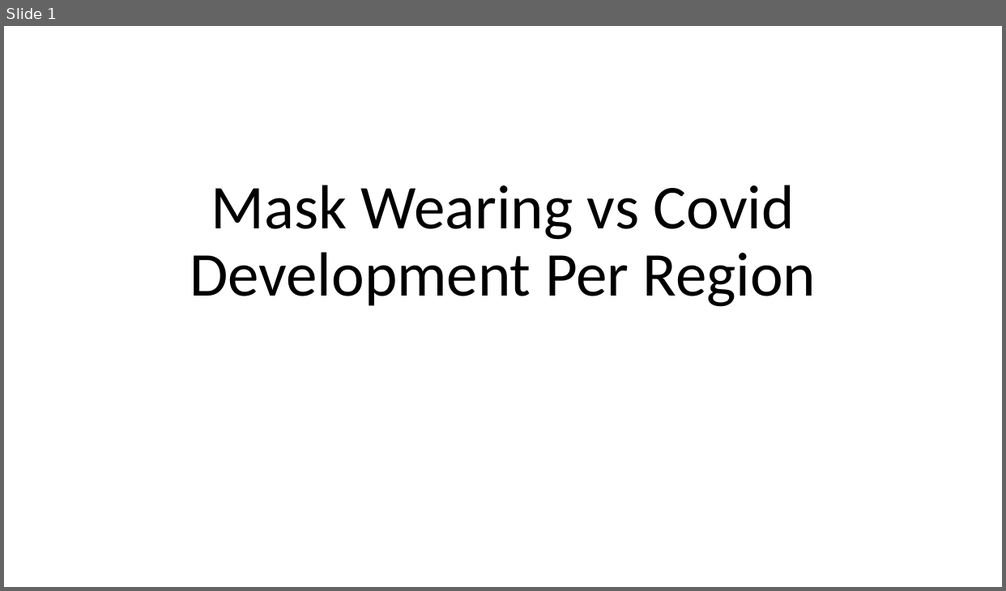
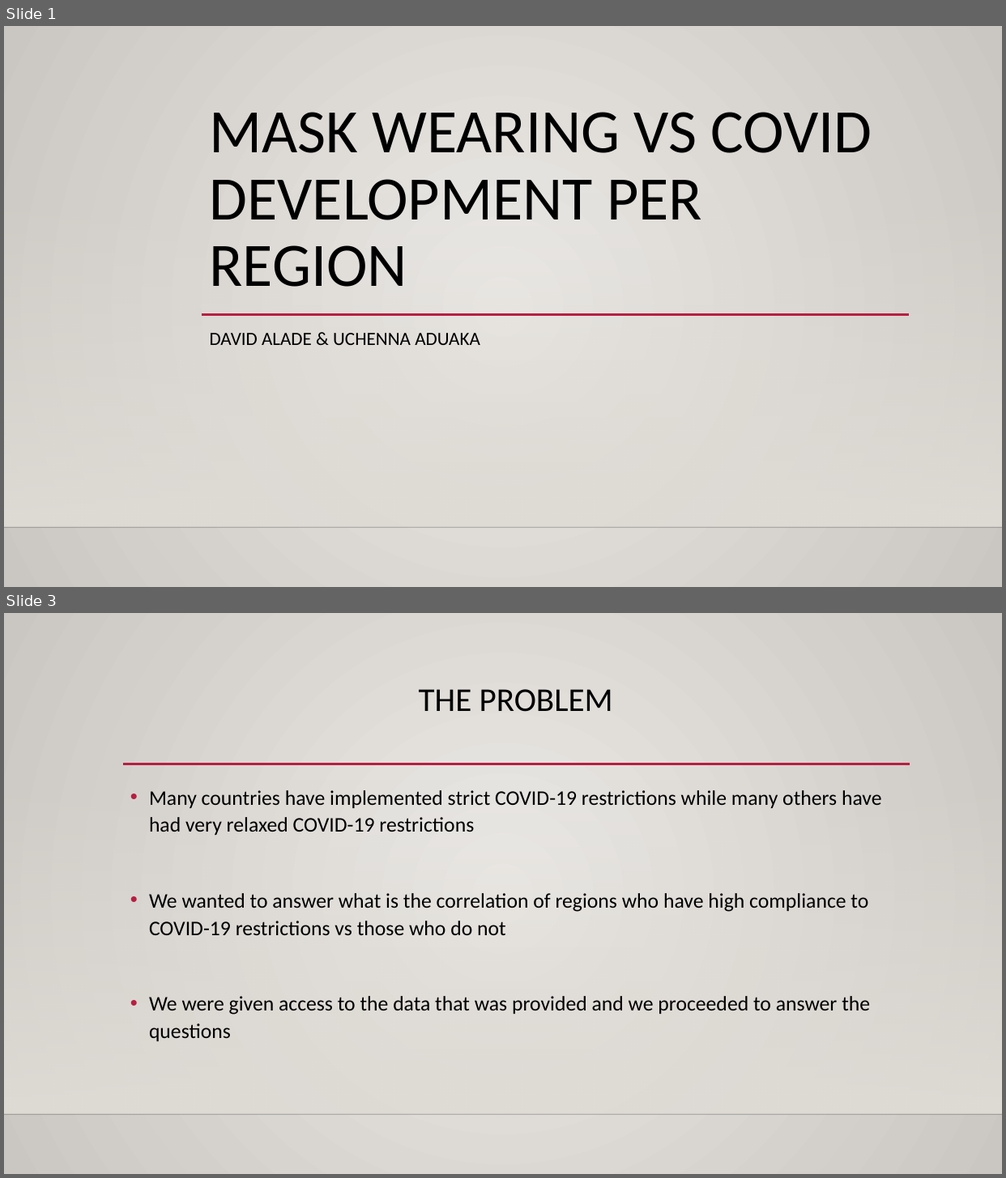
Before and after one commit to uchennaaduaka1/UMD-Data-Challenge-21, a slide deck: DC21041.pptx. Shown one above the other, each under a label of ours: slide 1 before the commit, slides 1 and 3 after it; the slides between them are not shown. The pictures are 1006x591 and 1006x1178 pixels, drawn with LibreOffice and Linux fonts; fonts in the diff are those of the drawing; background and template pictures are left out. Boxes give left, top, right and bottom in pixels: in the first picture for what was removed or moved away, otherwise in the second. Text is boxed around its words. In the diff, an @@ line names an element or a change of style, - is before the commit and + after.

```diff
--- a/DC21041.pptx
+++ b/DC21041.pptx
@@ slide 3 added at (4, 613, 1002, 1174), background gradient #ECEAE7 to #CAC7C1; not listed: 2 template elements that a slide beside it also shows @@
@@ title added at (419, 689, 613, 712), 32 pt, text #000000 @@
+THE PROBLEM
@@ line added from (123, 764) to (910, 764), #B71E42 2.5 pt @@
@@ text added at (149, 790, 882, 1041), 20 pt, text #000000 @@
+• Many countries have implemented strict COVID-19 restrictions while many others have had very relaxed COVID-19 restrictions
+• We wanted to answer what is the correlation of regions who have high compliance to COVID-19 restrictions vs those who do not
+• We were given access to the data that was provided and we proceeded to answer the questions
@@ slide 1 changed as well @@
@@ background #FFFFFF to gradient #ECEAE7 to #CAC7C1 @@
@@ title at (210, 112, 872, 287): text changed; size 60 to 59.4 pt @@
-Mask Wearing vs Covid Development Per Region
+MASK WEARING VS COVID DEVELOPMENT PER REGION
@@ rectangle added at (4, 191, 1002, 527), fill gradient #DFDBD5 @@
@@ line added from (202, 315) to (909, 315), #B71E42 2.5 pt @@
@@ subtitle added at (210, 333, 480, 345), 18 pt, text #000000 @@
+DAVID ALADE & UCHENNA ADUAKA
@@ line added from (4, 527) to (1002, 527), #000001 1 pt @@
```
Also in this commit, not shown: 4 other slides added, 2 other files.
